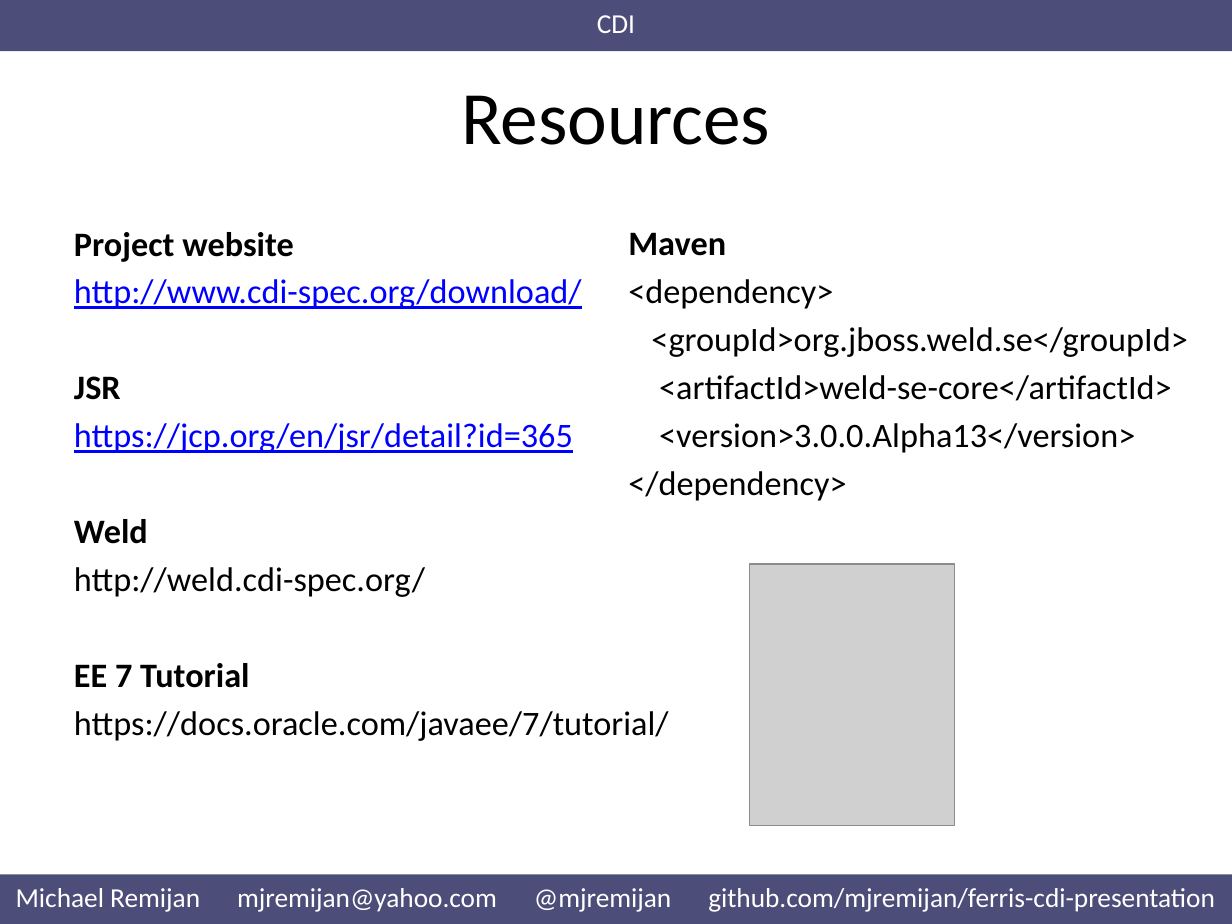
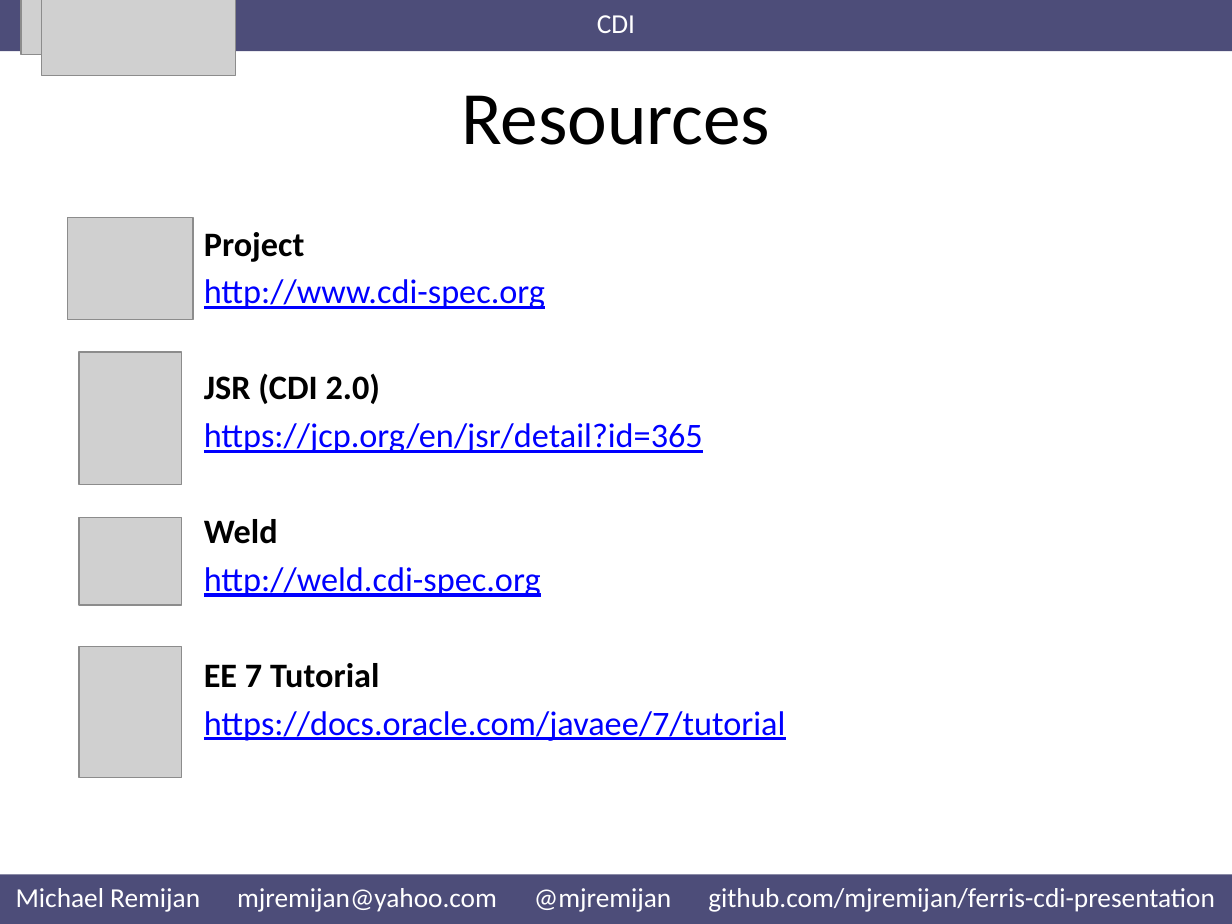
Before and after one commit to mjremijan/ferris-cdi-presentation, a slide deck: slide 5 of Presentation.pptx. Drawn at 1232x924 pixels with LibreOffice and Linux fonts; fonts in the diff are those of the drawing; grey boxes stand for pictures. Boxes give left, top, right and bottom in pixels: in the first picture for what was removed or moved away, otherwise in the second. Text is boxed around its words. In the diff, an @@ line names an element or a change of style, - is before the commit and + after.

Commit message:
Split up resources Think I got all topics to cover listed. Added to list of topics not covered

```diff
--- a/Presentation.pptx
+++ b/Presentation.pptx
@@ picture added at [21, 0, 214, 54] @@
@@ picture added at [42, 0, 235, 75] @@
@@ picture added at [68, 218, 193, 320] @@
@@ text "Project": place and size @@
-text "Project" at [74, 232, 669, 741]
+text "Project" at [204, 232, 786, 741]
@@ text at [204, 232, 545, 404]: text changed @@
-Project website
-http://www.cdi-spec.org/download/
-JSR
+Project
+http://www.cdi-spec.org
+JSR (CDI 2.0)
@@ text removed at [628, 232, 1187, 501] @@
-Maven
-<dependency>
-<groupId>org.jboss.weld.se</groupId>
-<artifactId>weld-se-core</artifactId>
-<version>3.0.0.Alpha13</version>
-</dependency>
@@ picture added at [79, 352, 181, 484] @@
@@ picture added at [79, 517, 181, 605] @@
@@ text at [204, 567, 541, 597]: text changed; text colour #000000 to #0000FF @@
-http://weld.cdi-spec.org/
+http://weld.cdi-spec.org
@@ picture removed at [749, 564, 955, 825] @@
@@ picture added at [79, 647, 181, 777] @@
@@ text at [204, 711, 786, 741]: text changed; text colour #000000 to #0000FF @@
-https://docs.oracle.com/javaee/7/tutorial/
+https://docs.oracle.com/javaee/7/tutorial
```
Also in this commit, not shown: 4 other slides changed, 2 slides added.
